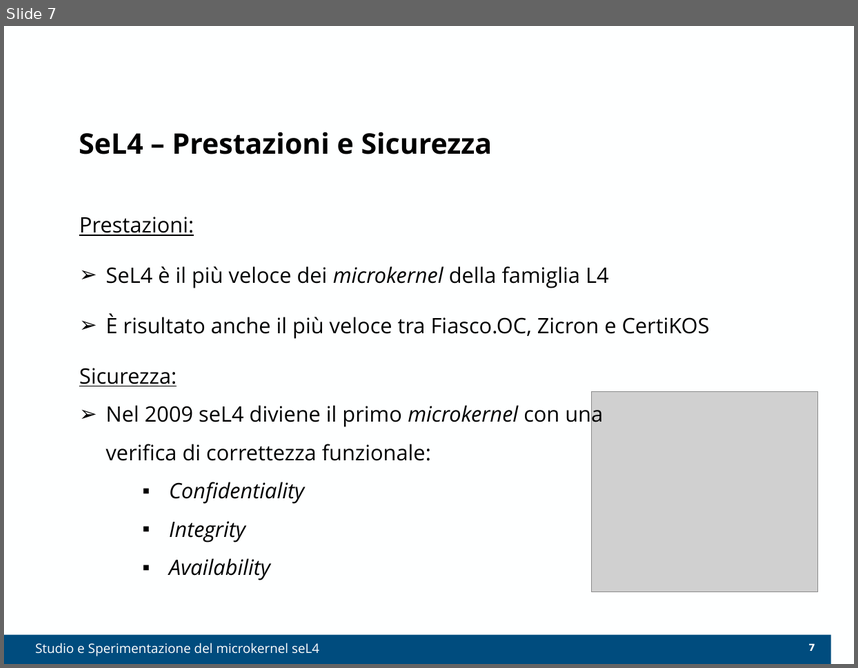
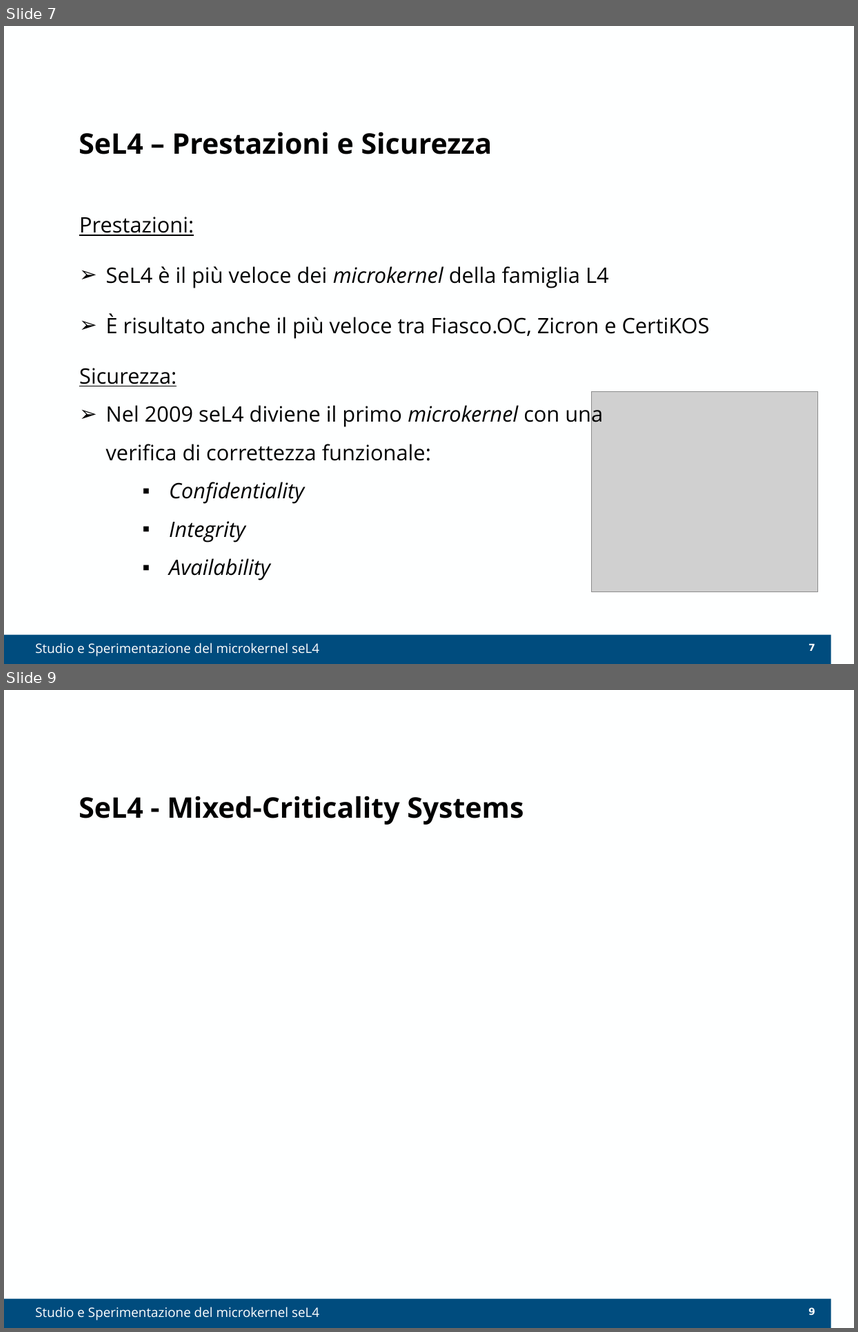
Before and after one commit to Elia-dev/Tesi, a slide deck: Presentazione.pptx. Shown one above the other, each under a label of ours: slide 7 before the commit, slides 7 and 9 after it; the slides between them are not shown. The pictures are 858x668 and 858x1332 pixels, drawn with LibreOffice and Linux fonts; fonts in the diff are those of the drawing; grey boxes stand for pictures; background and template pictures are left out. Boxes give left, top, right and bottom in pixels: in the first picture for what was removed or moved away, otherwise in the second. Text is boxed around its words. In the diff, an @@ line names an element or a change of style, - is before the commit and + after.

```diff
--- a/Presentazione.pptx
+++ b/Presentazione.pptx
@@ slide 9 added at (4, 690, 854, 1328), background #FEFFFF; not listed: 2 template elements that a slide beside it also shows @@
@@ title added at (79, 796, 524, 825), 24 pt, text #000000, bold @@
+SeL4 - Mixed-Criticality Systems
@@ text added at (35, 1306, 319, 1320), 11 pt, text #FFFFFF @@
+Studio e Sperimentazione del microkernel seL4
```
Also in this commit, not shown: 3 slides changed, 3 other slides added.
